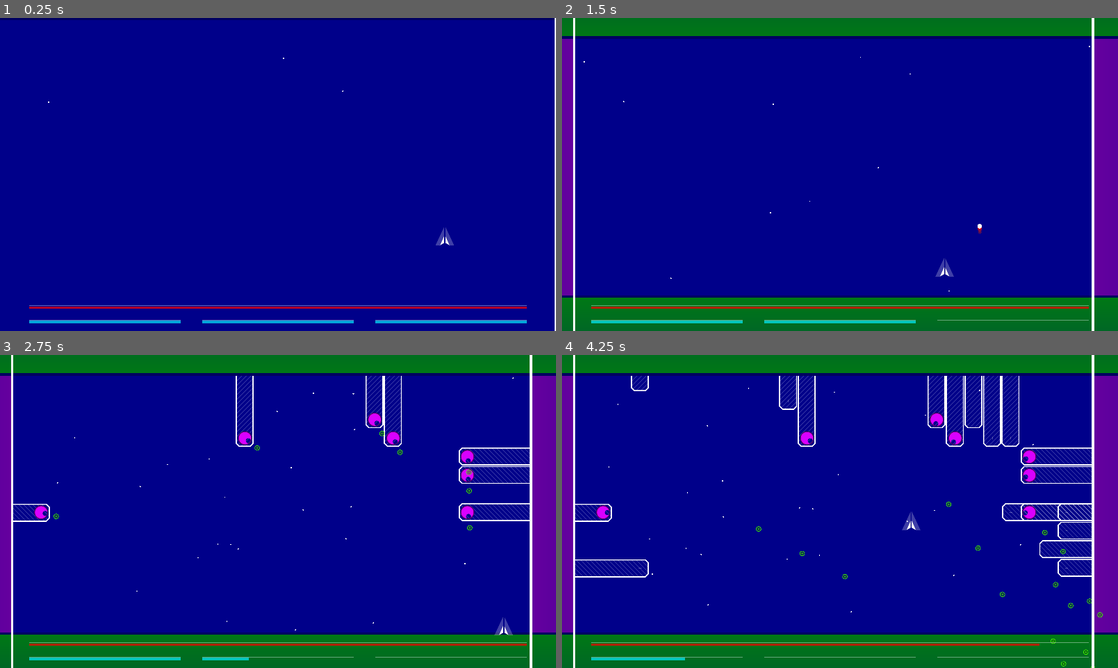
Above: before the commit, frames 1-4 (two rows, left to right).
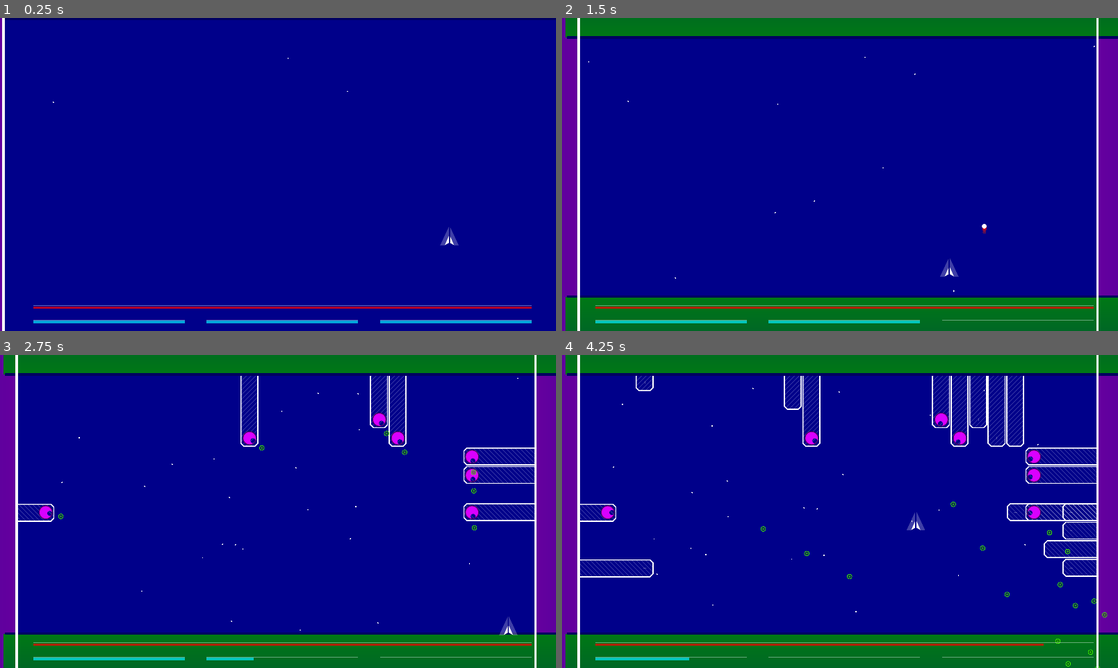
Above: after the commit, the same moments.

Repository: GalanCM/LD42
Game: Godot game, scene res://PlayArea.tscn
Two runs of this game, one before a commit and one after it. Both use one fixed random seed, a clock stepped at 60 frames per second and the inputs below.
Inputs:
- Up to frame 1 (0.25 s): no input
- Up to frame 2 (1.5 s): hold Right (Right) 0.53-1.28 s; tap X (Dodge) at 0.6 s; hold Down (Down) from 1.28 s (still down); tap Z (Fire) at 1.35 s
- Up to frame 3 (2.75 s): release Down (Down) at 2.03 s; hold Right (Right) from 2.03 s (still down); tap X (Dodge) at 2.1 s
- Up to frame 4 (4.25 s): release Right (Right) at 2.78 s; hold Up (Up) 2.78-3.53 s; tap Z (Fire) at 2.85 s; hold Left (Left) from 3.53 s (still down); tap X (Dodge) at 3.6 s

The runs differ from the first frame. In frame 1, 1.3% of the frame differs, in the area x 0-100%, y 0-100%; in frame 2, 2.7%; in frame 3, 4.3%; in frame 4, 5.5%, in the area x 0-99%, y 0-100%.

Commit message:
Player effects

Diff:
--- a/game/PlayArea.tscn
+++ b/game/PlayArea.tscn
@@ -1,10 +1,10 @@
-[gd_scene load_steps=21 format=2]
+[gd_scene load_steps=22 format=2]
 
 [ext_resource path="res://PlayArea.gd" type="Script" id=1]
 [ext_resource path="res://HUD.gd" type="Script" id=2]
-[ext_resource path="res://Stars/stars.png" type="Texture" id=3]
-[ext_resource path="res://Walls/Walls.gd" type="Script" id=4]
-[ext_resource path="res://Walls/body_bg.png" type="Texture" id=5]
+[ext_resource path="res://Walls/body_bg.png" type="Texture" id=3]
+[ext_resource path="res://Stars/stars.png" type="Texture" id=4]
+[ext_resource path="res://Walls/Walls.gd" type="Script" id=5]
 [ext_resource path="res://Walls/body.png" type="Texture" id=6]
 [ext_resource path="res://Walls/outline.png" type="Texture" id=7]
 [ext_resource path="res://Player/Player.tscn" type="PackedScene" id=8]
@@ -95,6 +95,37 @@
 shadow_size = 0
 anti_aliasing = true
 anti_aliasing_size = 1
+
+[sub_resource type="Animation" id=11]
+
+resource_name = "Shake"
+length = 0.6
+loop = false
+step = 0.1
+tracks/0/type = "value"
+tracks/0/path = NodePath(".:offset")
+tracks/0/interp = 1
+tracks/0/loop_wrap = true
+tracks/0/imported = false
+tracks/0/enabled = true
+tracks/0/keys = {
+"times": PoolRealArray( 0, 0.1, 0.3, 0.5, 0.6 ),
+"transitions": PoolRealArray( 1, 1, 1, 1, 1 ),
+"update": 0,
+"values": [ Vector2( 0, 0 ), Vector2( -64, 0 ), Vector2( 32, 0 ), Vector2( -16, 0 ), Vector2( 0, 0 ) ]
+}
+tracks/1/type = "value"
+tracks/1/path = NodePath("Flash:self_modulate")
+tracks/1/interp = 1
+tracks/1/loop_wrap = true
+tracks/1/imported = false
+tracks/1/enabled = true
+tracks/1/keys = {
+"times": PoolRealArray( 0, 0.1, 0.2 ),
+"transitions": PoolRealArray( 1, 1, 1 ),
+"update": 0,
+"values": [ Color( 1, 1, 1, 0 ), Color( 1, 1, 1, 0.5 ), Color( 1, 1, 1, 0 ) ]
+}
 
 [sub_resource type="ParticlesMaterial" id=1]
 
@@ -172,6 +203,7 @@
 
 [node name="HUD" type="Control" parent="." index="0"]
 
+editor/display_folded = true
 anchor_left = 0.0
 anchor_top = 0.0
 anchor_right = 0.0
@@ -298,7 +330,55 @@
 percent_visible = false
 _sections_unfolded = [ "Percent", "Rect", "Visibility", "custom_styles" ]
 
-[node name="Stars" type="Particles2D" parent="." index="1"]
+[node name="Camera" type="Camera2D" parent="." index="1" groups=[
+"Camera",
+]]
+
+position = Vector2( 960, 540 )
+offset = Vector2( -16, 0 )
+anchor_mode = 1
+rotating = false
+current = true
+zoom = Vector2( 1, 1 )
+limit_left = -10000000
+limit_top = -10000000
+limit_right = 10000000
+limit_bottom = 10000000
+limit_smoothed = false
+drag_margin_h_enabled = true
+drag_margin_v_enabled = true
+smoothing_enabled = false
+smoothing_speed = 5.0
+offset_v = 0.0
+offset_h = 0.0
+drag_margin_left = 0.2
+drag_margin_top = 0.2
+drag_margin_right = 0.2
+drag_margin_bottom = 0.2
+editor_draw_screen = true
+editor_draw_limits = false
+editor_draw_drag_margin = false
+_sections_unfolded = [ "Transform" ]
+
+[node name="Flash" type="Sprite" parent="Camera" index="0"]
+
+self_modulate = Color( 1, 1, 1, 0 )
+z_index = 1000
+z_as_relative = false
+texture = ExtResource( 3 )
+_sections_unfolded = [ "Visibility", "Z Index" ]
+
+[node name="AnimationPlayer" type="AnimationPlayer" parent="Camera" index="1"]
+
+root_node = NodePath("..")
+autoplay = ""
+playback_process_mode = 1
+playback_default_blend_time = 0.0
+playback_speed = 1.0
+anims/Shake = SubResource( 11 )
+blend_times = [  ]
+
+[node name="Stars" type="Particles2D" parent="." index="2"]
 
 position = Vector2( 1024, 512 )
 emitting = true
@@ -315,17 +395,17 @@
 local_coords = true
 draw_order = 0
 process_material = SubResource( 1 )
-texture = ExtResource( 3 )
+texture = ExtResource( 4 )
 normal_map = null
 h_frames = 1
 v_frames = 1
 _sections_unfolded = [ "Process Material", "Textures", "Time" ]
 
-[node name="CannonLayer" type="Node2D" parent="." index="2" groups=[
+[node name="CannonLayer" type="Node2D" parent="." index="3" groups=[
 "CannonLayer",
 ]]
 
-[node name="LeftWall" type="KinematicBody2D" parent="." index="3"]
+[node name="LeftWall" type="KinematicBody2D" parent="." index="4"]
 
 editor/display_folded = true
 position = Vector2( 0, 540 )
@@ -366,7 +446,7 @@
 position = Vector2( -957, -25 )
 shape = SubResource( 2 )
 
-[node name="RightWall" type="KinematicBody2D" parent="." index="4"]
+[node name="RightWall" type="KinematicBody2D" parent="." index="5"]
 
 editor/display_folded = true
 position = Vector2( 1920, 540 )
@@ -409,7 +489,7 @@
 position = Vector2( 963, -25 )
 shape = SubResource( 3 )
 
-[node name="TopWall" type="KinematicBody2D" parent="." index="5"]
+[node name="TopWall" type="KinematicBody2D" parent="." index="6"]
 
 editor/display_folded = true
 position = Vector2( 960, 0 )
@@ -453,7 +533,7 @@
 position = Vector2( 0, -960 )
 shape = SubResource( 4 )
 
-[node name="BottomWall" type="KinematicBody2D" parent="." index="6"]
+[node name="BottomWall" type="KinematicBody2D" parent="." index="7"]
 
 editor/display_folded = true
 position = Vector2( 960, 1080 )
@@ -497,15 +577,15 @@
 position = Vector2( 0, 968 )
 shape = SubResource( 5 )
 
-[node name="Player" parent="." index="7" instance=ExtResource( 8 )]
+[node name="Player" parent="." index="8" instance=ExtResource( 8 )]
 
 position = Vector2( 1536, 768 )
 
-[node name="BulletLayer" type="Node2D" parent="." index="8" groups=[
+[node name="BulletLayer" type="Node2D" parent="." index="9" groups=[
 "BulletLayer",
 ]]
 
-[node name="LaserPlayer" type="AudioStreamPlayer" parent="." index="9" groups=[
+[node name="LaserPlayer" type="AudioStreamPlayer" parent="." index="10" groups=[
 "LaserPlayer",
 ]]
 
@@ -516,7 +596,7 @@
 mix_target = 0
 bus = "Master"
 
-[node name="RapidPlayer" type="AudioStreamPlayer" parent="." index="10" groups=[
+[node name="RapidPlayer" type="AudioStreamPlayer" parent="." index="11" groups=[
 "RapidPlayer",
 ]]
 
--- a/game/Player/Player.gd
+++ b/game/Player/Player.gd
@@ -84,7 +84,13 @@
 
 	health -= amount
 
+	Game.get_unique_node("Camera").get_node("AnimationPlayer").play("Shake")
+
 	invulnerable = true
-	$AnimationPlayer.play("TakeDamage")
-	yield($AnimationPlayer, "animation_finished")
-	invulnerable = false
+	if health > 0:
+		$AnimationPlayer.play("TakeDamage")
+		yield($AnimationPlayer, "animation_finished")
+		invulnerable = false
+
+	else:
+		$AnimationPlayer.play("Death")
--- a/game/Player/Player.tscn
+++ b/game/Player/Player.tscn
@@ -1,10 +1,11 @@
-[gd_scene load_steps=13 format=2]
+[gd_scene load_steps=15 format=2]
 
 [ext_resource path="res://Player/Player.gd" type="Script" id=1]
 [ext_resource path="res://Player/player.png" type="Texture" id=2]
 [ext_resource path="res://Player/move_particle.png" type="Texture" id=3]
 [ext_resource path="res://Player/hit.wav" type="AudioStream" id=4]
 [ext_resource path="res://Player/shot.wav" type="AudioStream" id=5]
+[ext_resource path="res://Player/death.wav" type="AudioStream" id=6]
 
 [sub_resource type="Gradient" id=1]
 
@@ -75,6 +76,63 @@
 audio_stream = ExtResource( 5 )
 random_pitch = 1.1
 
+[sub_resource type="Animation" id=8]
+
+resource_name = "Death"
+length = 1.0
+loop = false
+step = 0.1
+tracks/0/type = "method"
+tracks/0/path = NodePath(".")
+tracks/0/interp = 1
+tracks/0/loop_wrap = true
+tracks/0/imported = false
+tracks/0/enabled = true
+tracks/0/keys = {
+"times": PoolRealArray( 0 ),
+"transitions": PoolRealArray( 1 ),
+"values": [ {
+"args": [ false ],
+"method": "set_physics_process"
+} ]
+}
+tracks/1/type = "value"
+tracks/1/path = NodePath("Sprite:scale")
+tracks/1/interp = 1
+tracks/1/loop_wrap = true
+tracks/1/imported = false
+tracks/1/enabled = true
+tracks/1/keys = {
+"times": PoolRealArray( 0, 1 ),
+"transitions": PoolRealArray( 2.30431, 1 ),
+"update": 0,
+"values": [ Vector2( 1, 1 ), Vector2( 5, 5 ) ]
+}
+tracks/2/type = "value"
+tracks/2/path = NodePath("Sprite:modulate")
+tracks/2/interp = 1
+tracks/2/loop_wrap = true
+tracks/2/imported = false
+tracks/2/enabled = true
+tracks/2/keys = {
+"times": PoolRealArray( 0, 1 ),
+"transitions": PoolRealArray( 4, 1 ),
+"update": 0,
+"values": [ Color( 1, 1, 1, 1 ), Color( 1, 1, 1, 0 ) ]
+}
+tracks/3/type = "value"
+tracks/3/path = NodePath("DeathPlayer:playing")
+tracks/3/interp = 1
+tracks/3/loop_wrap = true
+tracks/3/imported = false
+tracks/3/enabled = true
+tracks/3/keys = {
+"times": PoolRealArray( 0 ),
+"transitions": PoolRealArray( 1 ),
+"update": 1,
+"values": [ true ]
+}
+
 [sub_resource type="Animation" id=6]
 
 resource_name = "TakeDamage"
@@ -181,12 +239,24 @@
 bus = "Master"
 area_mask = 1
 
-[node name="AnimationPlayer" type="AnimationPlayer" parent="." index="6"]
+[node name="DeathPlayer" type="AudioStreamPlayer2D" parent="." index="6"]
+
+stream = ExtResource( 6 )
+volume_db = -30.0
+pitch_scale = 1.0
+autoplay = false
+max_distance = 2000.0
+attenuation = 1.0
+bus = "Master"
+area_mask = 1
+
+[node name="AnimationPlayer" type="AnimationPlayer" parent="." index="7"]
 
 root_node = NodePath("..")
 autoplay = ""
 playback_process_mode = 1
 playback_default_blend_time = 0.0
 playback_speed = 1.0
+anims/Death = SubResource( 8 )
 anims/TakeDamage = SubResource( 6 )
 blend_times = [  ]
Not shown: 8 places in game/PlayArea.tscn that only renumber resources
Not shown, added: game/Player/death.wav.import
Not shown, added: game/Player/death.cpt
Not shown, added: game/Player/death.wav
